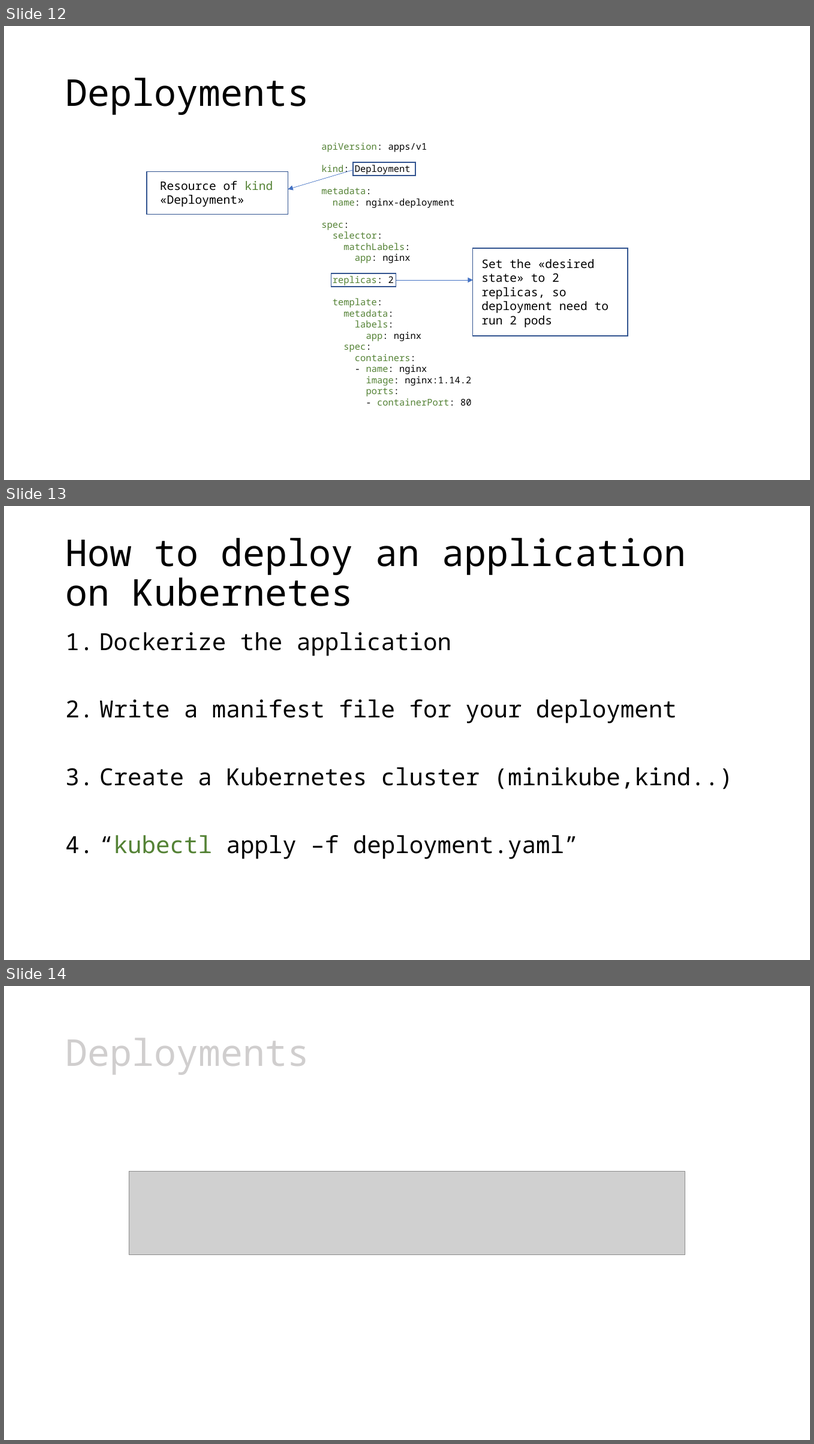
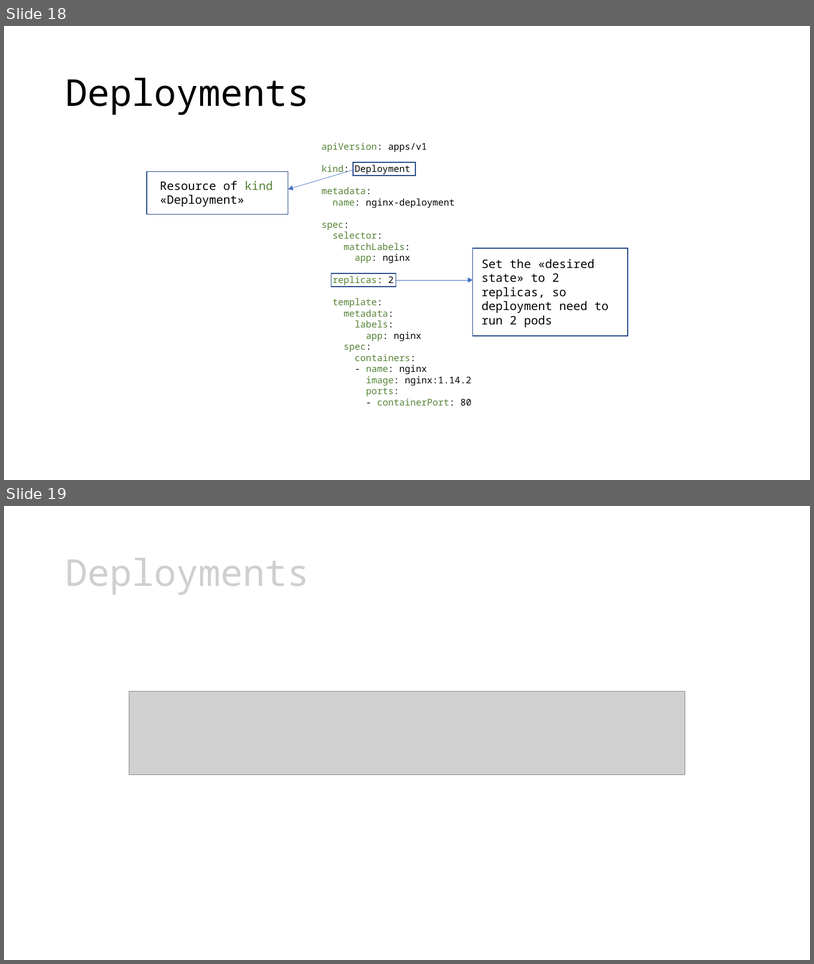
Before and after one commit to leonardopoggiani/Live-migration-Kubernetes-pods, a slide deck: presentazione_tesi.pptx. Shown one above the other, each under a label of ours: slides 12, 13 and 14 before the commit, slides 18 and 19 after it. The pictures are 814x1444 and 814x964 pixels, drawn with LibreOffice and Linux fonts; fonts in the diff are those of the drawing; grey boxes stand for pictures. Boxes give left, top, right and bottom in pixels: in the first picture for what was removed or moved away, otherwise in the second. Text is boxed around its words. In the diff, an @@ line names an element or a change of style, - is before the commit and + after.

```diff
--- a/presentazione_tesi.pptx
+++ b/presentazione_tesi.pptx
@@ slide 13 removed at (x1=4, y1=506, x2=810, y2=960), background #FFFFFF @@
@@ title removed at (x1=65, y1=538, x2=687, y2=606) @@
-How to deploy an application on Kubernetes
@@ text removed at (x1=99, y1=632, x2=734, y2=859) @@
-1. Dockerize the application
-2. Write a manifest file for your deployment
-3. Create a Kubernetes cluster (minikube,kind..)
-4. “kubectl apply –f deployment.yaml”
@@ what was slide 12 is now slide 18 @@
@@ what was slide 14 is now slide 19 @@
```
Also in this commit, not shown: 6 slides added.
